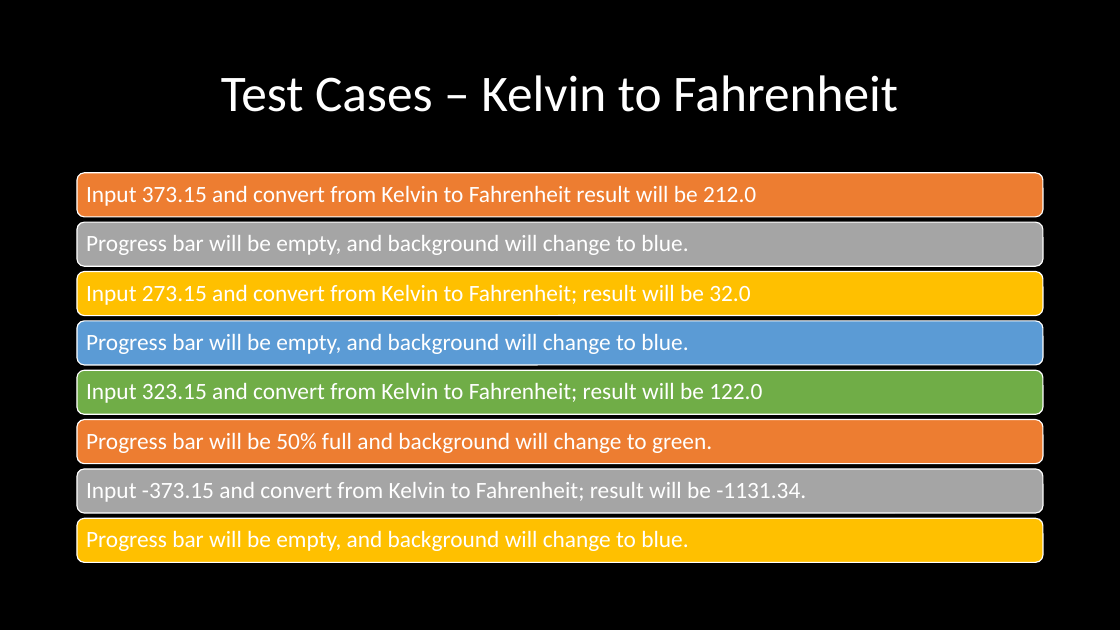
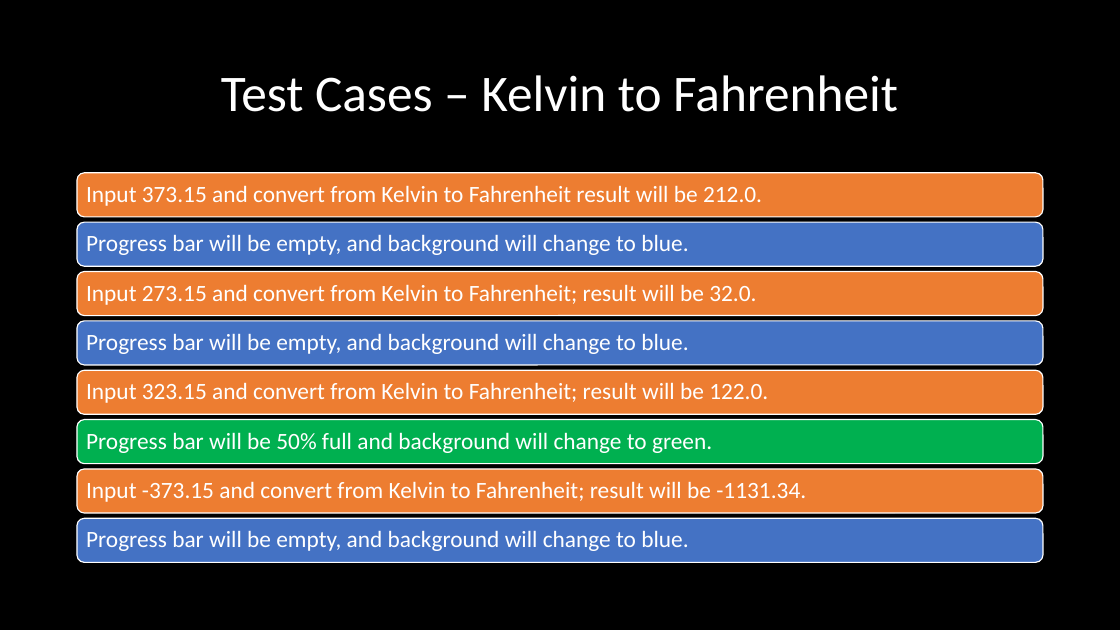
Before and after one commit to acn1008/ProjectComp730, a slide deck: slide 9 of Final Project.pptx. Drawn at 1120x630 pixels with LibreOffice and Linux fonts; fonts in the diff are those of the drawing; background and template pictures are left out. Boxes give left, top, right and bottom in pixels: in the first picture for what was removed or moved away, otherwise in the second. Text is boxed around its words. In the diff, an @@ line names an element or a change of style, - is before the commit and + after.

Commit message:
Add files via upload
Changing background in test case slides to reflect results of tests

```diff
--- a/Final Project.pptx
+++ b/Final Project.pptx
@@ text at box(86, 185, 762, 206): text changed @@
-Input 373.15 and convert from Kelvin to Fahrenheit result will be 212.0
+Input 373.15 and convert from Kelvin to Fahrenheit result will be 212.0.
@@ rounded rectangle at box(77, 222, 1044, 266): fill #A5A5A5 to #4472C4 @@
@@ rounded rectangle at box(77, 271, 1044, 315): fill #FFC000 to #ED7D31 @@
@@ text at box(86, 284, 756, 305): text changed @@
-Input 273.15 and convert from Kelvin to Fahrenheit; result will be 32.0
+Input 273.15 and convert from Kelvin to Fahrenheit; result will be 32.0.
@@ rounded rectangle at box(77, 321, 1044, 365): fill #5B9BD5 to #4472C4 @@
@@ rounded rectangle: place and size @@
-rounded rectangle at box(77, 419, 1044, 463)
+rounded rectangle at box(77, 371, 1044, 414)
@@ text at box(86, 382, 768, 403): text changed @@
-Input 323.15 and convert from Kelvin to Fahrenheit; result will be 122.0
+Input 323.15 and convert from Kelvin to Fahrenheit; result will be 122.0.
@@ rounded rectangle: place and size @@
-rounded rectangle at box(77, 371, 1044, 414)
+rounded rectangle at box(77, 419, 1044, 463)
@@ rounded rectangle at box(77, 419, 1044, 463): fill #70AD47 to #00B050 @@
@@ rounded rectangle at box(77, 469, 1044, 513): fill #A5A5A5 to #ED7D31 @@
@@ rounded rectangle at box(77, 518, 1044, 562): fill #FFC000 to #4472C4 @@
```
Also in this commit, not shown: 5 other slides changed.
